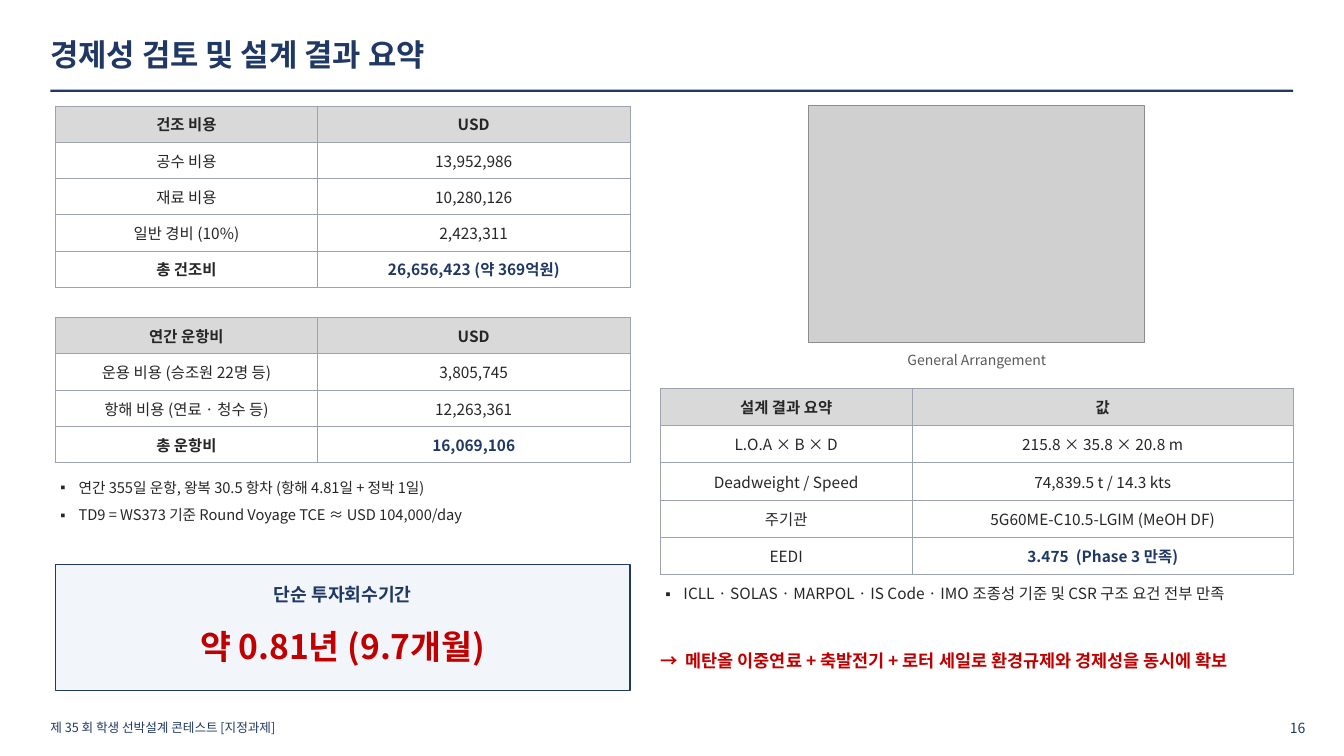
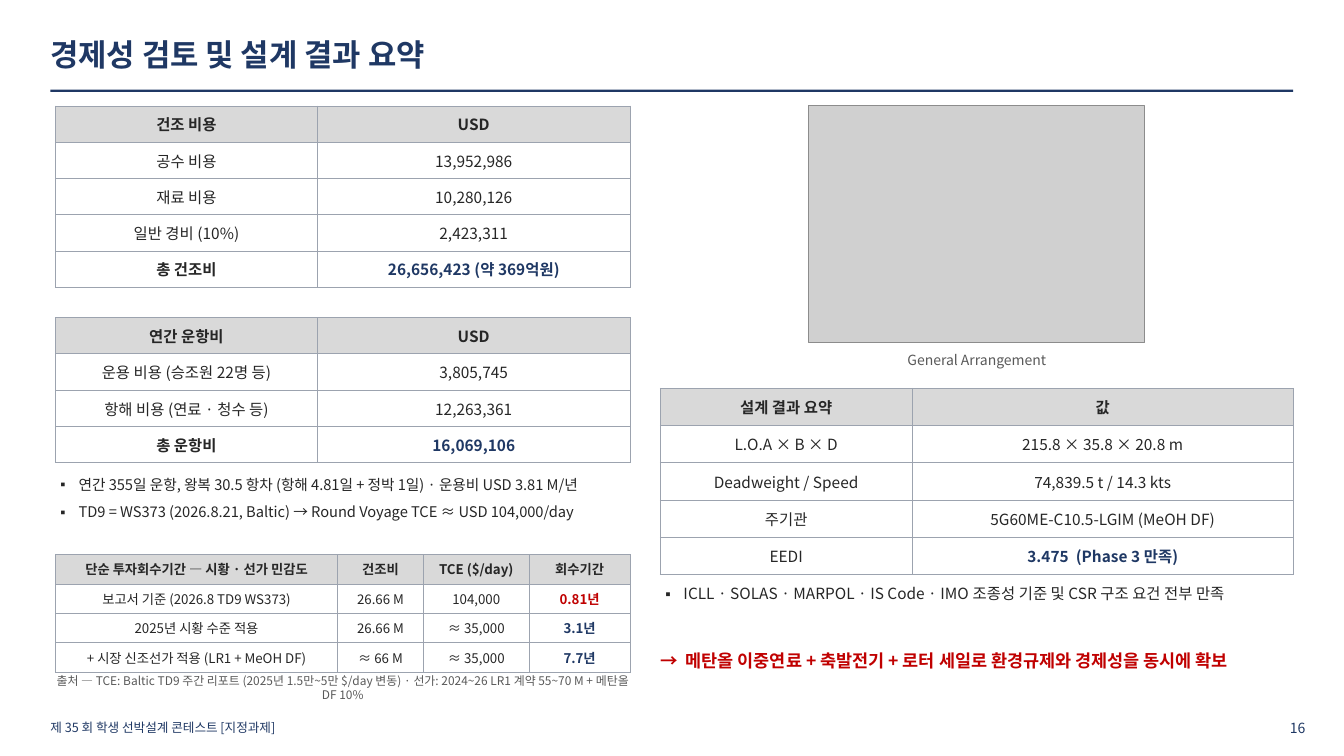
Before and after one commit to inha-ideal-agent/inha-ideal-agent, a slide deck: slide 16 of contest/presentation/2026_74K_발표자료_10분.pptx. Drawn at 1344x756 pixels with LibreOffice and Linux fonts; fonts in the diff are those of the drawing; grey boxes stand for pictures. Boxes give left, top, right and bottom in pixels: in the first picture for what was removed or moved away, otherwise in the second. Text is boxed around its words. In the diff, an @@ line names an element or a change of style, - is before the commit and + after.

```diff
--- a/contest/presentation/2026_74K_발표자료_10분.pptx
+++ b/contest/presentation/2026_74K_발표자료_10분.pptx
@@ text at (79, 477, 578, 521): text changed @@
-▪ 연간 355일 운항, 왕복 30.5 항차 (항해 4.81일 + 정박 1일)
-▪ TD9 = WS373 기준 Round Voyage TCE ≈ USD 104,000/day
+▪ 연간 355일 운항, 왕복 30.5 항차 (항해 4.81일 + 정박 1일) · 운용비 USD 3.81 M/년
+▪ TD9 = WS373 (2026.8.21, Baltic) → Round Voyage TCE ≈ USD 104,000/day
@@ rectangle removed at (55, 565, 630, 691) @@
@@ table added at (55, 555, 630, 670), 4 rows, 4 columns @@
+단순 투자회수기간 — 시황 · 선가 민감도 | 건조비 | TCE ($/day) | 회수기간
+보고서 기준 (2026.8 TD9 WS373) | 26.66 M | 104,000 | 0.81년
+2025년 시황 수준 적용 | 26.66 M | ≈ 35,000 | 3.1년
++ 시장 신조선가 적용 (LR1 + MeOH DF) | ≈ 66 M | ≈ 35,000 | 7.7년
@@ text removed at (274, 585, 411, 603) @@
-단순 투자회수기간
@@ text removed at (200, 631, 486, 666) @@
-약 0.81년 (9.7개월)
@@ text added at (57, 672, 629, 699), 8.5 pt, text #595959 @@
+출처 — TCE: Baltic TD9 주간 리포트 (2025년 1.5만~5만 $/day 변동) · 선가: 2024~26 LR1 계약 55~70 M + 메탄올 DF 10%
```
Also in this commit, not shown: 2 other files.
